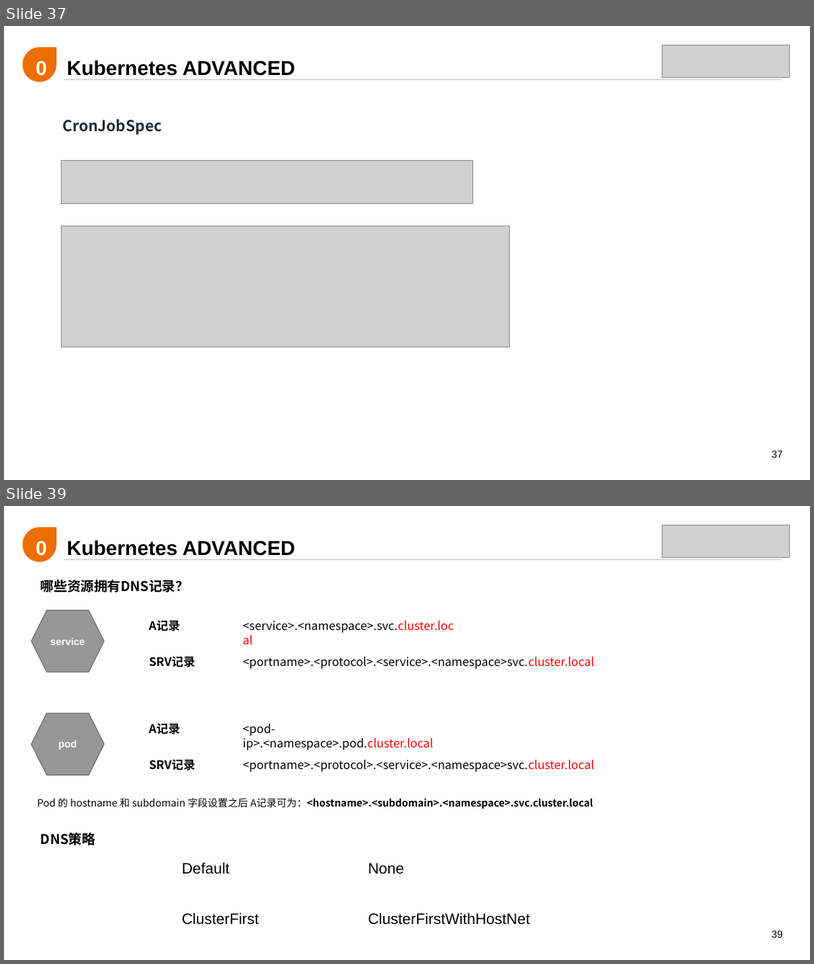
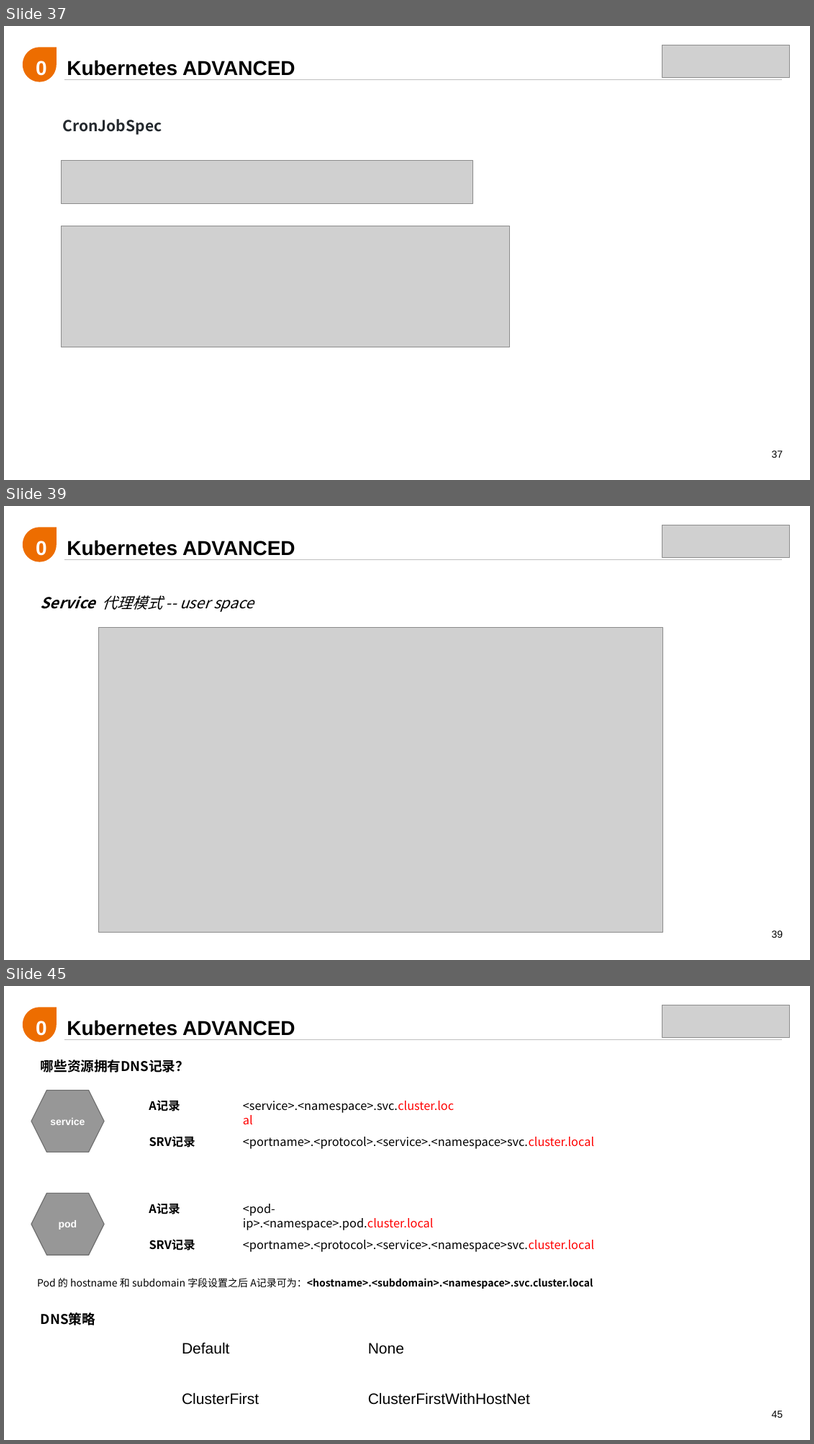
Before and after one commit to liamliu1986/kubecamp, a slide deck: 培训体系/002-Kubernetes,Containers Reborn/Kubernetes,Containers Reborn.pptx. Shown one above the other, each under a label of ours: slides 37 and 39 before the commit, slides 37, 39 and 45 after it; the slides between them are not shown. The pictures are 814x964 and 814x1444 pixels, drawn with LibreOffice and Linux fonts; fonts in the diff are those of the drawing; grey boxes stand for pictures. Boxes give left, top, right and bottom in pixels: in the first picture for what was removed or moved away, otherwise in the second. Text is boxed around its words. In the diff, an @@ line names an element or a change of style, - is before the commit and + after.

```diff
--- a/培训体系/002-Kubernetes,Containers Reborn/Kubernetes,Containers Reborn.pptx
+++ b/培训体系/002-Kubernetes,Containers Reborn/Kubernetes,Containers Reborn.pptx
@@ slide 39 added at <box>4,506,810,960</box>, background #FFFFFF; not listed: 3 template elements that a slide beside it also shows @@
@@ text added at <box>25,525,57,560</box>, 24 pt, text #FFFFFF, bold @@
+02
@@ picture added at <box>663,525,790,558</box> @@
@@ text added at <box>67,540,296,556</box>, 24 pt, text #000000, bold @@
+Kubernetes ADVANCED
@@ text added at <box>41,595,254,612</box>, 18 pt, text #000000, italic @@
+Service 代理模式 -- user space
@@ picture added at <box>98,628,664,932</box> @@
@@ what was slide 39 is now slide 45 @@
@@ page number at <box>772,1410,784,1417</box>: text changed @@
-39
+45
```
Also in this commit, not shown: 5 slides changed, 22 other slides added.
